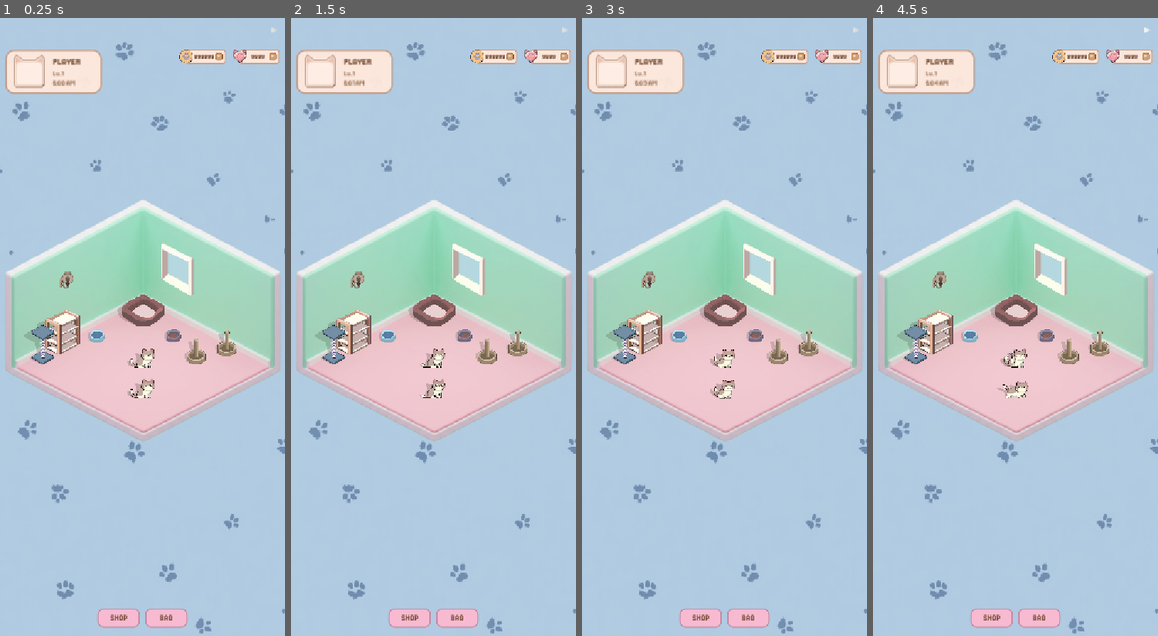
Above: before the commit, frames 1-4 (left to right).
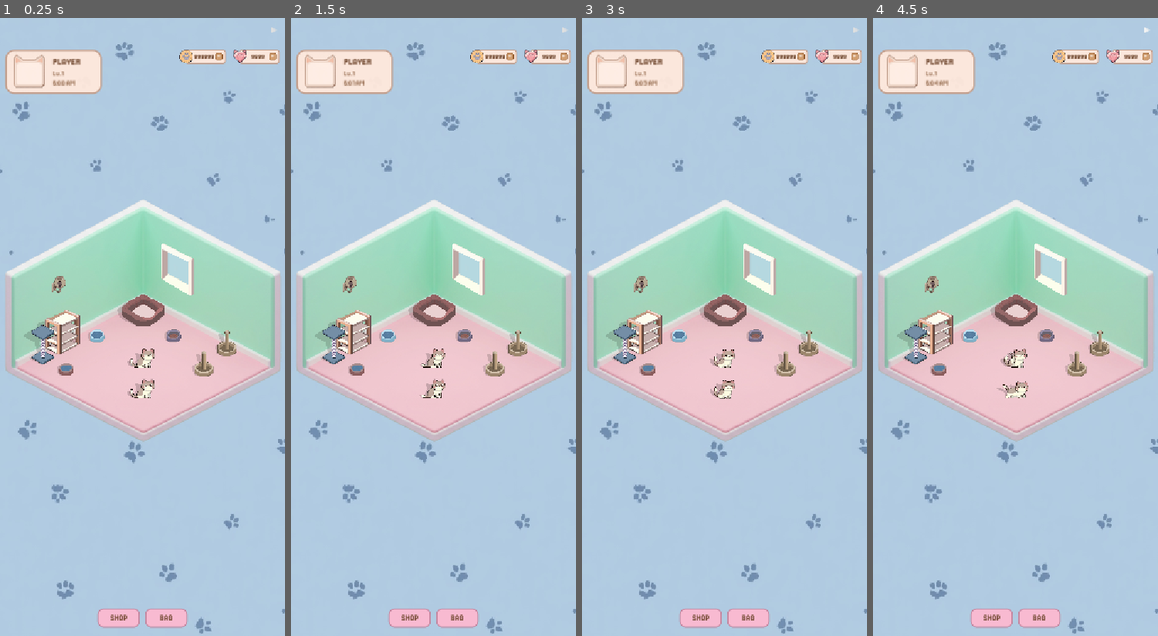
Above: after the commit, the same moments.

Repository: tangbuu/MyPetHouse
Game: Godot game, scene res://scenes/Main.tscn
The game is run twice, just before and just after one commit, with the same random seed, the same clock (stepped at 60 frames per second) and the same inputs.
Inputs:
- Up to frame 1 (0.25 s): no input
- Up to frame 2 (1.5 s): click "+" at 0.5 s; click "+" at 1.25 s
- Up to frame 3 (3 s): click "SHOP" at 2 s; click "BAG" at 2.75 s
- Up to frame 4 (4.5 s): click "▶" at 3.5 s; click "◀" at 4.25 s

The runs differ from the first frame. In frame 1, 0.6% of the frame differs, in the area x 18-76%, y 41-58%; in frame 2, 0.6%; in frame 3, 0.6%; in frame 4, 0.6%.

Commit message:
fix: night shader light direction follows lamp wall, not screen X
- WallLamp.get_wall_dir() reads grid_surface meta (wall_left/wall_right)
  instead of inferring from screen UV.x position
- Main.gd passes light_dir_0..3 uniforms to shader based on wall_dir
- Light zone updates real-time during drag via _drag_current_surface
- night_overlay.gdshader: lamp_hole() takes explicit wall_dir param
- Add Room6.png, remove old Gemini placeholder images

Co-Authored-By: Claude Sonnet 4.6 <noreply@anthropic.com>

Diff:
--- a/data/rooms/room_1.json
+++ b/data/rooms/room_1.json
@@ -95,14 +95,14 @@
       "texture": "res://assets/item/window/window_1.png"
     },
     {
-      "grid_col": 10,
-      "grid_row": 3,
+      "grid_col": 12,
+      "grid_row": 4,
       "grid_surface": "floor",
       "id": "fountain_2",
       "name": "fountain_2_i16",
       "position": [
-        96.969,
-        53.642
+        110.701,
+        75.994
       ],
       "scale_x": 1.0,
       "scene": "res://scenes/items/Fountain.tscn",
@@ -110,14 +110,14 @@
       "texture": "res://assets/item/fountain/fountain_2.png"
     },
     {
-      "grid_col": 9,
+      "grid_col": 10,
       "grid_row": 4,
       "grid_surface": "wall_left",
       "id": "wall_lamp_1",
       "name": "wall_lamp_1_i18",
       "position": [
-        -136.778,
-        -83.861
+        -150.556,
+        -76.389
       ],
       "scale_x": -1.0,
       "scene": "res://scenes/items/WallLamp.tscn",
@@ -154,6 +154,22 @@
       "sceneName": "Bowl",
       "script": "res://scripts/items/WaterBowl.gd",
       "texture": "res://assets/item/bowl/water/bowl_3.png"
+    },
+    {
+      "grid_col": 3,
+      "grid_row": 13,
+      "grid_surface": "floor",
+      "id": "bowl_water_11",
+      "name": "bowl_water_11_i21",
+      "position": [
+        -136.827,
+        76.272
+      ],
+      "scale_x": 1.0,
+      "scene": "res://scenes/items/Bowl.tscn",
+      "sceneName": "Bowl",
+      "script": "res://scripts/items/WaterBowl.gd",
+      "texture": "res://assets/item/bowl/water/bowl_11.png"
     }
   ],
   "pets": [
--- a/scripts/Main.gd
+++ b/scripts/Main.gd
@@ -44,6 +44,7 @@
 var _drag_origin_col      : int    = -1
 var _drag_origin_row      : int    = -1
 var _drag_preferred_surf  : String = ""
+var _drag_current_surface : String = ""   # surface đang hover trong khi drag (real-time)
 
 var _camera        : Camera2D = null
 var _cam_origin    : Vector2  = Vector2.ZERO
@@ -58,7 +59,8 @@
 
 var _item_place_counter : int = 0
 
-const _LAMP_PARAMS := ["light_pos_0", "light_pos_1", "light_pos_2", "light_pos_3"]
+const _LAMP_PARAMS     := ["light_pos_0", "light_pos_1", "light_pos_2", "light_pos_3"]
+const _LAMP_DIR_PARAMS := ["light_dir_0", "light_dir_1", "light_dir_2", "light_dir_3"]
 var _vp_size : Vector2 = Vector2.ZERO
 
 var _pet_nodes       : Array[Node2D]  = []
@@ -224,14 +226,23 @@
 		_night_shader.set_shader_parameter("light_radius_norm", _base_light_radius * ctf.x.length())
 		var lamps := WallLamp.all_lamps
 		for i in 4:
-			var lamp_uv := Vector2(-9.0, -9.0)
+			var lamp_uv  := Vector2(-9.0, -9.0)
+			var wall_dir := 0.0
 			if i < lamps.size() and alpha > 0.0:
 				var lamp := lamps[i] as Node2D
 				if lamp and lamp.is_inside_tree() and (lamp as WallLamp).is_on:
-					var base_uv := (ctf * lamp.global_position) / _vp_size
-					var x_sign  : float = sign(0.5 - base_uv.x)  # +1 tường trái, -1 tường phải, 0 tường sau
-					lamp_uv = (ctf * (lamp.global_position + Vector2(_light_x_offset * x_sign, _light_y_offset))) / _vp_size
-			_night_shader.set_shader_parameter(_LAMP_PARAMS[i], lamp_uv)
+					var wl := lamp as WallLamp
+					# Khi đang drag lamp này, dùng surface hover real-time thay vì meta
+					if _dragging_item == lamp and _drag_current_surface != "":
+						match _drag_current_surface:
+							"wall_left":  wall_dir =  1.0
+							"wall_right": wall_dir = -1.0
+							_:            wall_dir =  0.0
+					else:
+						wall_dir = wl.get_wall_dir()
+					lamp_uv = (ctf * (lamp.global_position + Vector2(_light_x_offset * wall_dir, _light_y_offset))) / _vp_size
+			_night_shader.set_shader_parameter(_LAMP_PARAMS[i],     lamp_uv)
+			_night_shader.set_shader_parameter(_LAMP_DIR_PARAMS[i], wall_dir)
 
 	_hud.set_bag_drop_highlight(_dragging_item != null and _hud.is_bag_panel_hovered(_drag_screen_pos))
 
@@ -662,6 +673,7 @@
 
 	if is_wall_item:
 		_apply_wall_flip(_dragging_item, surf)
+		_drag_current_surface = surf
 
 	var quads : Array = [gs.cell_quad(surf, col, row, _drag_w, rows)]
 
@@ -739,13 +751,14 @@
 			_room_data["items"] = items.filter(func(e): return e.get("name", "") != item_name)
 			_room.unregister_item(item_name)
 			_dragging_item.queue_free()
-			_dragging_item       = null
-			_pending_item        = null
-			_pending_item_data   = {}
-			_drag_origin_surface = ""
-			_drag_origin_col     = -1
-			_drag_origin_row     = -1
-			_drag_preferred_surf = ""
+			_dragging_item        = null
+			_pending_item         = null
+			_pending_item_data    = {}
+			_drag_current_surface = ""
+			_drag_origin_surface  = ""
+			_drag_origin_col      = -1
+			_drag_origin_row      = -1
+			_drag_preferred_surf  = ""
 			_save_room_data()
 			_hud.exit_edit_mode()
 			if bag_was_open:
@@ -762,11 +775,12 @@
 
 	_save_room_data()
 	var was_pending := _dragging_item == _pending_item and placed
-	_dragging_item       = null
-	_drag_origin_surface = ""
-	_drag_origin_col     = -1
-	_drag_origin_row     = -1
-	_drag_preferred_surf = ""
+	_dragging_item        = null
+	_drag_current_surface = ""
+	_drag_origin_surface  = ""
+	_drag_origin_col      = -1
+	_drag_origin_row      = -1
+	_drag_preferred_surf  = ""
 	_hud.exit_edit_mode()
 	if was_pending:
 		_pending_item      = null
--- a/scripts/items/WallLamp.gd
+++ b/scripts/items/WallLamp.gd
@@ -41,5 +41,11 @@
 	is_on = alpha > 0.0
 	_sprite.region_rect = Rect2(86, 0, 86, 101) if is_on else Rect2(0, 0, 86, 101)
 
+func get_wall_dir() -> float:
+	match get_meta("grid_surface", ""):
+		"wall_left":  return 1.0
+		"wall_right": return -1.0
+		_:            return 0.0
+
 func _exit_tree() -> void:
 	all_lamps.erase(self)
--- a/shaders/night_overlay.gdshader
+++ b/shaders/night_overlay.gdshader
@@ -16,14 +16,19 @@
 uniform vec2 light_pos_2 = vec2(-9.0, -9.0);
 uniform vec2 light_pos_3 = vec2(-9.0, -9.0);
 
-float lamp_hole(vec2 screen_uv, vec2 lamp_uv) {
+// Hướng tường của từng đèn: +1 = wall_left, -1 = wall_right, 0 = không xác định.
+// Set từ GDScript dựa trên grid_surface meta, không tính từ UV position.
+uniform float light_dir_0 = 0.0;
+uniform float light_dir_1 = 0.0;
+uniform float light_dir_2 = 0.0;
+uniform float light_dir_3 = 0.0;
+
+float lamp_hole(vec2 screen_uv, vec2 lamp_uv, float wall_dir) {
 	if (lamp_uv.x < -1.0) return 0.0;
 	float aspect = viewport_size.y / viewport_size.x;
 	vec2 raw = screen_uv - lamp_uv;
 
-	// Auto wall-side detection: đèn ở nửa trái màn hình → tường trái → shear dương.
-	// Đèn ở nửa phải → tường phải → shear âm. Tường sau (giữa) → shear ≈ 0.
-	float wall_shear = iso_shear * sign(0.5 - lamp_uv.x);
+	float wall_shear = iso_shear * wall_dir;
 	vec2 raw_iso = vec2(raw.x, raw.y - raw.x * wall_shear);
 	vec2 d = raw_iso * vec2(1.0, aspect);
 	float dist = length(d);
@@ -41,10 +46,10 @@
 
 void fragment() {
 	float no_light = 1.0;
-	no_light *= (1.0 - lamp_hole(SCREEN_UV, light_pos_0));
-	no_light *= (1.0 - lamp_hole(SCREEN_UV, light_pos_1));
-	no_light *= (1.0 - lamp_hole(SCREEN_UV, light_pos_2));
-	no_light *= (1.0 - lamp_hole(SCREEN_UV, light_pos_3));
+	no_light *= (1.0 - lamp_hole(SCREEN_UV, light_pos_0, light_dir_0));
+	no_light *= (1.0 - lamp_hole(SCREEN_UV, light_pos_1, light_dir_1));
+	no_light *= (1.0 - lamp_hole(SCREEN_UV, light_pos_2, light_dir_2));
+	no_light *= (1.0 - lamp_hole(SCREEN_UV, light_pos_3, light_dir_3));
 	float influence = clamp((1.0 - no_light) * light_intensity, 0.0, 1.0);
 
 	vec3 warm_col = vec3(0.55, 0.32, 0.03);
Binary file removed: assets/room/Gemini_Generated_Image_fa4915fa4915fa49.png
Not shown, removed: assets/room/Gemini_Generated_Image_fa4915fa4915fa49.png.import
Binary file removed: assets/room/Gemini_Generated_Image_kqgwrakqgwrakqgw.png
Not shown, removed: assets/room/Gemini_Generated_Image_kqgwrakqgwrakqgw.png.import
Binary file removed: assets/room/Gemini_Generated_Image_rav2aprav2aprav2.png
Not shown, removed: assets/room/Gemini_Generated_Image_rav2aprav2aprav2.png.import
Binary file removed: assets/room/Gemini_Generated_Image_wdugw3wdugw3wdug.png
Not shown, removed: assets/room/Gemini_Generated_Image_wdugw3wdugw3wdug.png.import
